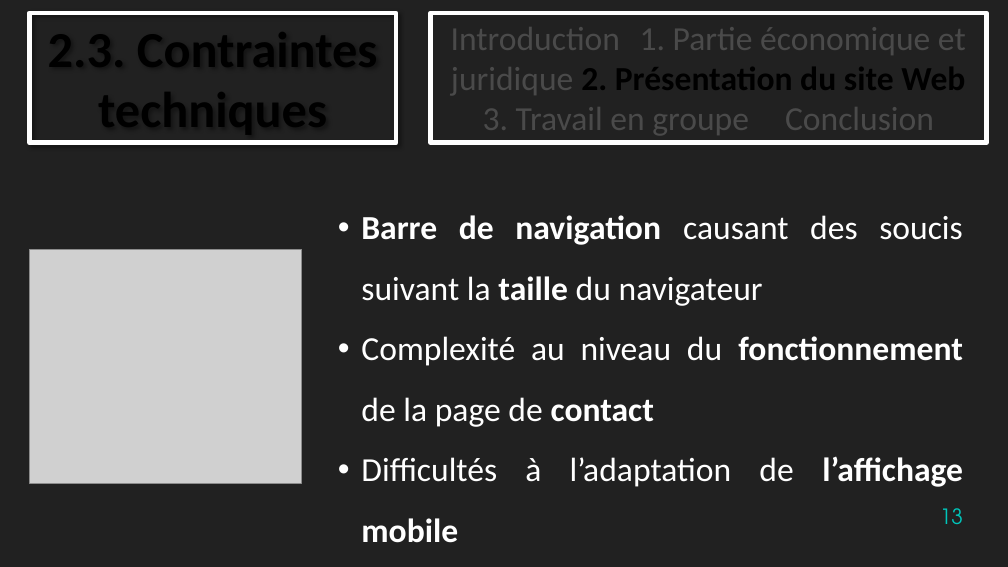
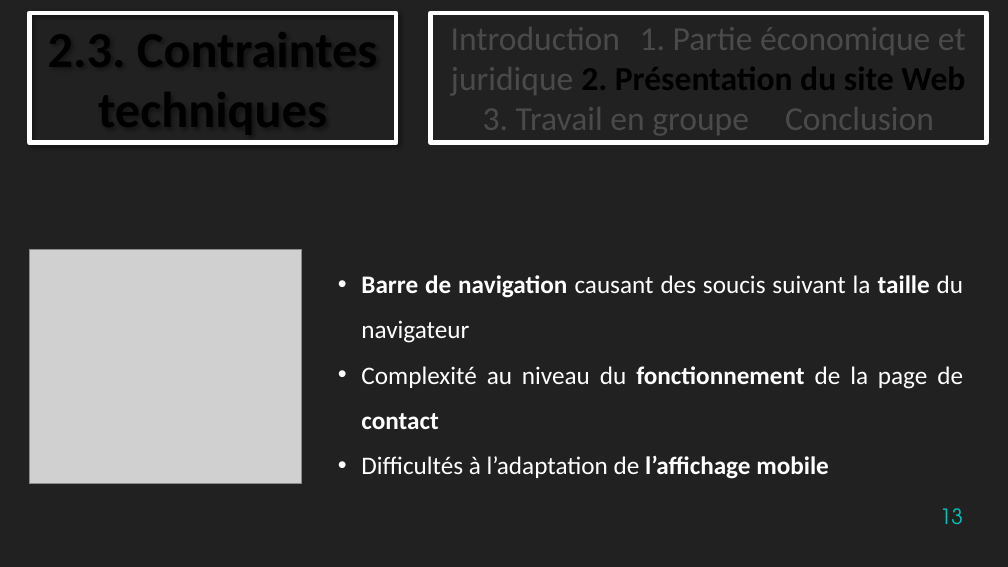
Before and after one commit to TheStaticTurtle/IUT_Website_TTI, a slide deck: slide 13 of Documents/Soutenance.pptx. Drawn at 1008x567 pixels with LibreOffice and Linux fonts; fonts in the diff are those of the drawing; grey boxes stand for pictures; background and template pictures are left out. Boxes give left, top, right and bottom in pixels: in the first picture for what was removed or moved away, otherwise in the second. Text is boxed around its words. In the diff, an @@ line names an element or a change of style, - is before the commit and + after.

```diff
--- a/Documents/Soutenance.pptx
+++ b/Documents/Soutenance.pptx
@@ text "Barre de navigation causant des ..." moved from (x1=361, y1=215, x2=963, y2=543) to (x1=361, y1=275, x2=963, y2=479) @@
@@ text "Barre de navigation causant des ..." at (x1=361, y1=275, x2=963, y2=479): size 32 to 24 pt @@
```
Also in this commit, not shown: 10 other slides changed, 1 slide added.
